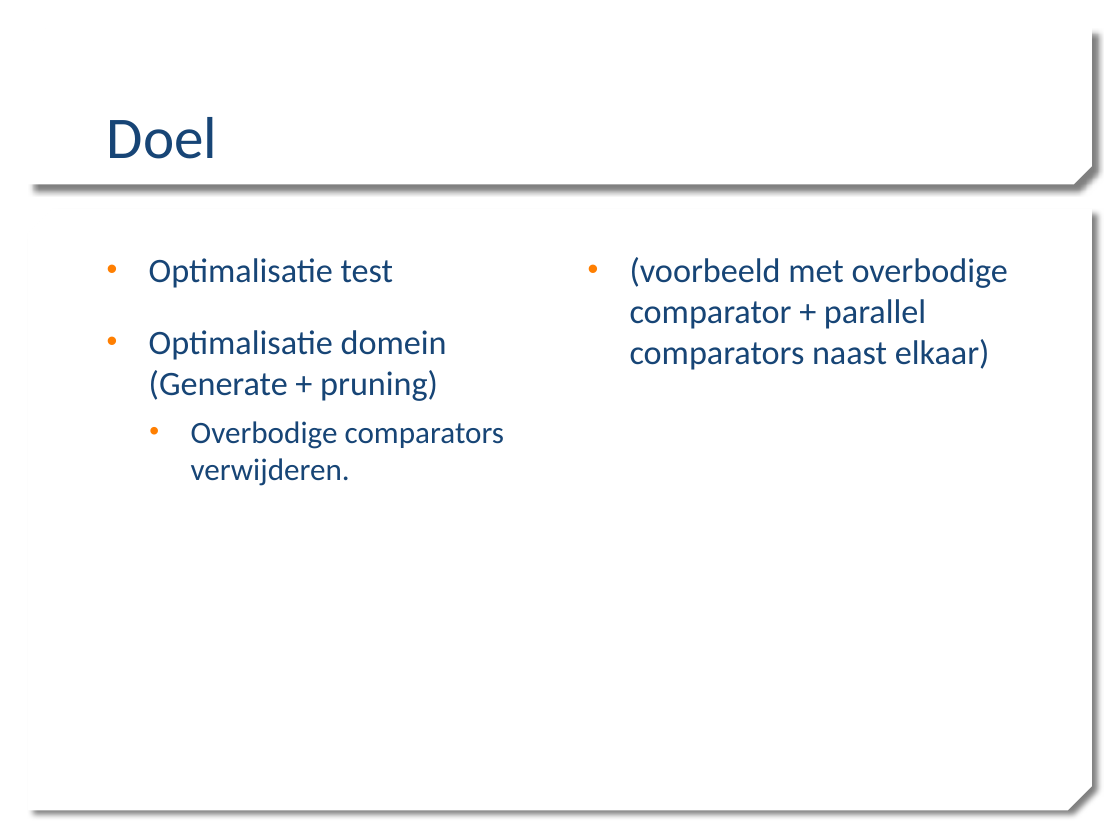
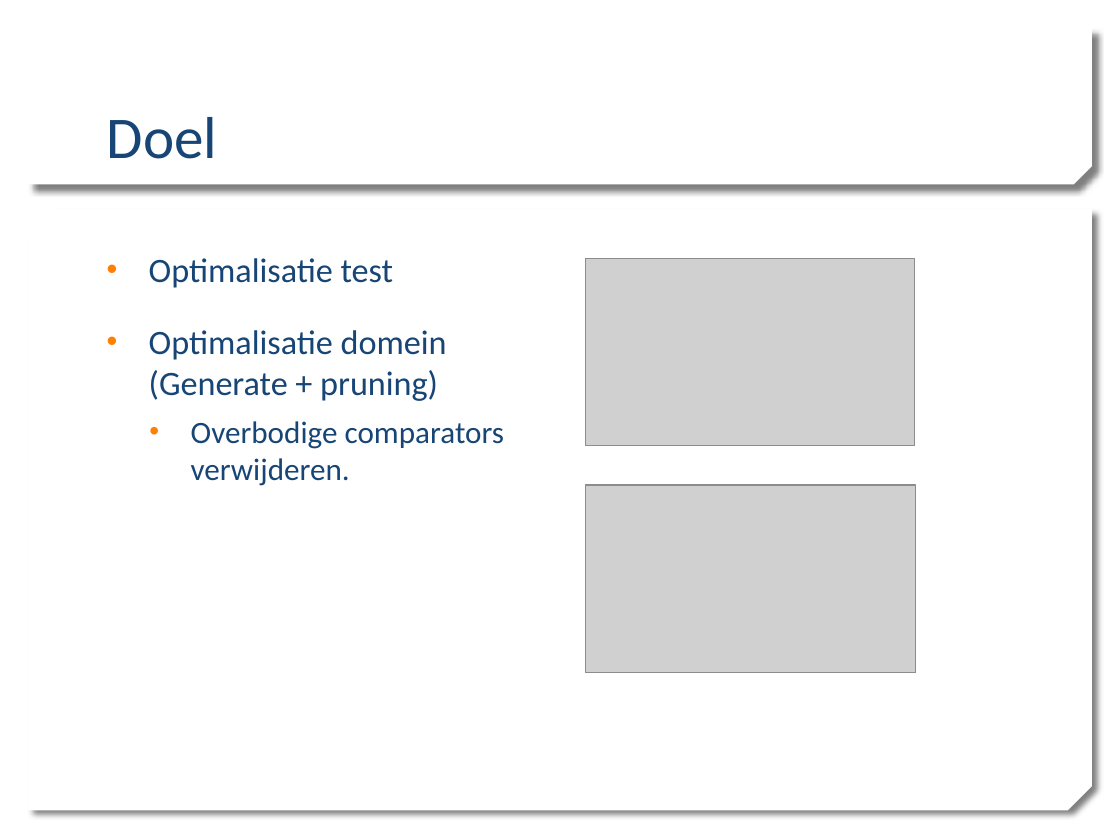
Before and after one commit to mdekempeneer/Research-Optimal-Size-Sorting-Networks, a slide deck: slide 10 of PPP1_WV.pptx. Drawn at 1120x840 pixels with LibreOffice and Linux fonts; fonts in the diff are those of the drawing; grey boxes stand for pictures; background and template pictures are left out. Boxes give left, top, right and bottom in pixels: in the first picture for what was removed or moved away, otherwise in the second. Text is boxed around its words. In the diff, an @@ line names an element or a change of style, - is before the commit and + after.

```diff
--- a/PPP1_WV.pptx
+++ b/PPP1_WV.pptx
@@ picture added at [586, 259, 915, 447] @@
@@ text removed at [630, 257, 1008, 370] @@
-• (voorbeeld met overbodige comparator + parallel comparators naast elkaar)
@@ picture added at [586, 485, 916, 673] @@
```
Also in this commit, not shown: 4 other slides changed.
